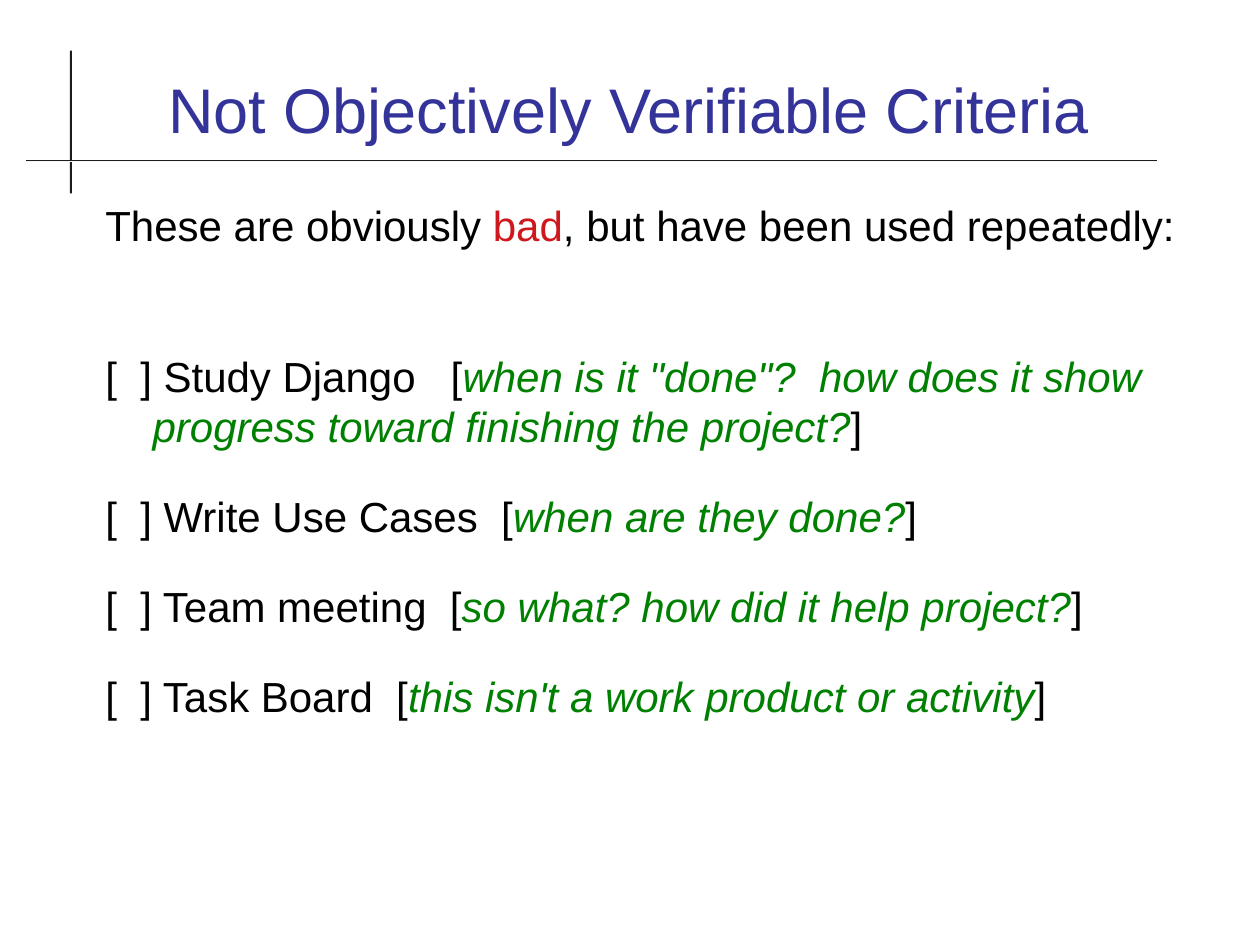
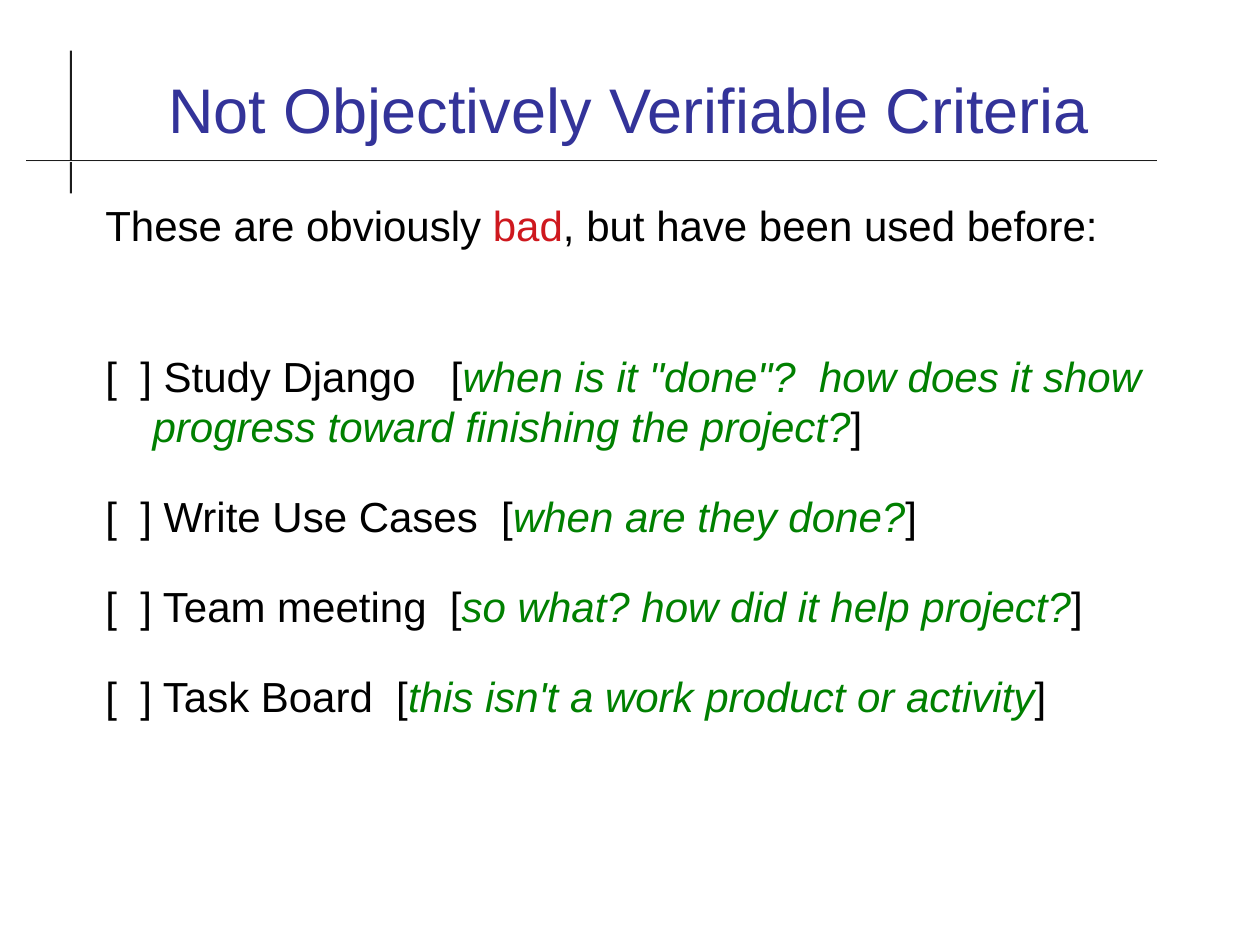
Before and after one commit to cpske/ISP, a slide deck: slide 7 of assignment/project/Iteration1.odp. Drawn at 1260x945 pixels with LibreOffice and Linux fonts; fonts in the diff are those of the drawing. Boxes give left, top, right and bottom in pixels: in the first picture for what was removed or moved away, otherwise in the second. Text is boxed around its words. In the diff, an @@ line names an element or a change of style, - is before the commit and + after.

```diff
--- a/assignment/project/Iteration1.odp
+++ b/assignment/project/Iteration1.odp
@@ text at (105, 210, 1098, 249): text changed @@
-These are obviously bad, but have been used repeatedly:
+These are obviously bad, but have been used before:
```
Also in this commit, not shown: 9 other slides changed, 3 slides added, 1 slide removed, 6 other files.
